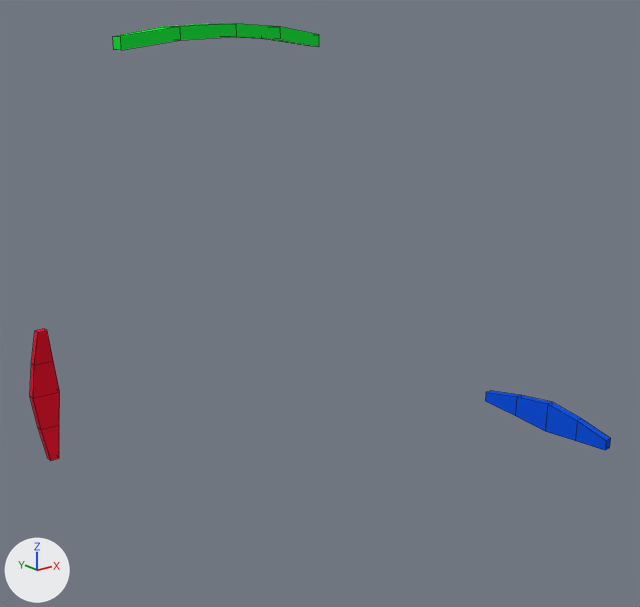
The Blender file Media/BlenderFiles/Manipulators.blend as it was, and as the next commit left it.
Both versions are drawn from a 50 mm camera at (-0.423, -0.658, 0.498) aimed at (0.234, 0.163, 0.169). The lights are fixed; the arrows at lower left show +X, +Y and +Z. Mesh edges are drawn as thin lines.

The first picture shows 'RotateManipulator'.
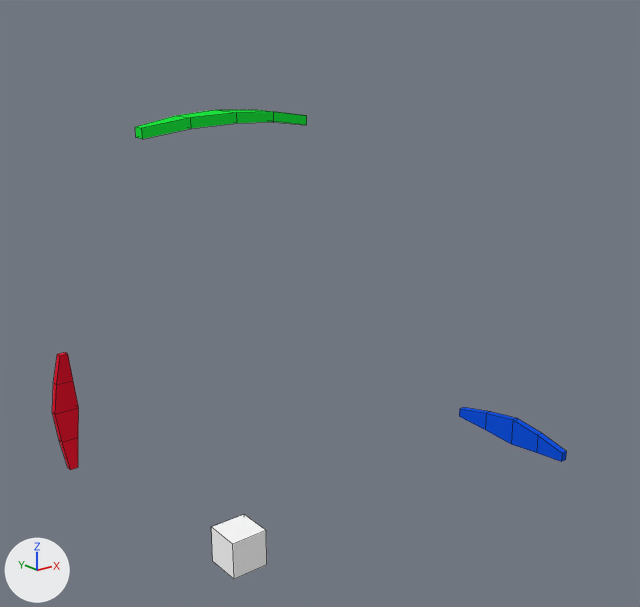
Location of each change, [x1, y1, x2, y2] in pixels of the pictures (640 x 607 px; the box of a moved part takes in the faces that stretch with it):
'RotateManipulator', reshaped (11% narrower, 7% taller)
    before: [30, 23, 611, 461]
    after: [52, 110, 567, 579]
part 1 of me_rotatemanipulator, added
    after: [211, 514, 267, 579]
part 2 of me_rotatemanipulator, moved or reshaped
    before: [485, 391, 611, 450]
    after: [459, 407, 567, 462]
part 3 of me_rotatemanipulator, moved or reshaped
    before: [30, 329, 60, 461]
    after: [52, 352, 79, 470]
part 4 of me_rotatemanipulator, moved or reshaped
    before: [113, 23, 319, 50]
    after: [135, 110, 307, 139]

The change, as a list of edits to the scene's bpy script:
```text
Change me_rotatemanipulator:
    where me_rotatemanipulator.from_pydata(...)  # 60 vertices, 54 faces; spans x -0.098..0.5, y -0.098..0.5, z -0.098..0.5
    used by ob_rotatemanipulator; location = (0.0, 0.0, 0.0)
    me_rotatemanipulator part 1: a new loose piece, a box spanning x -0.02..0.02, y -0.02..0.02, z -0.02..0.02, in mat_center (white #ffffff)
    me_rotatemanipulator part 2: the loose piece of 20 vertices spanning x 0.48..0.5, y -0.098..0.098, z -0.02..0.02 is scaled about the mesh origin by 0.856
    me_rotatemanipulator part 3: the loose piece of 20 vertices spanning x -0.02..0.02, y 0.48..0.5, z -0.098..0.097 is scaled about the mesh origin by 0.856
    me_rotatemanipulator part 4: the loose piece of 20 vertices spanning x -0.098..0.098, y -0.02..0.02, z 0.48..0.5 is scaled about the mesh origin by 0.856
    add me_rotatemanipulator.materials.append(mat_center)  # white #ffffff
```
